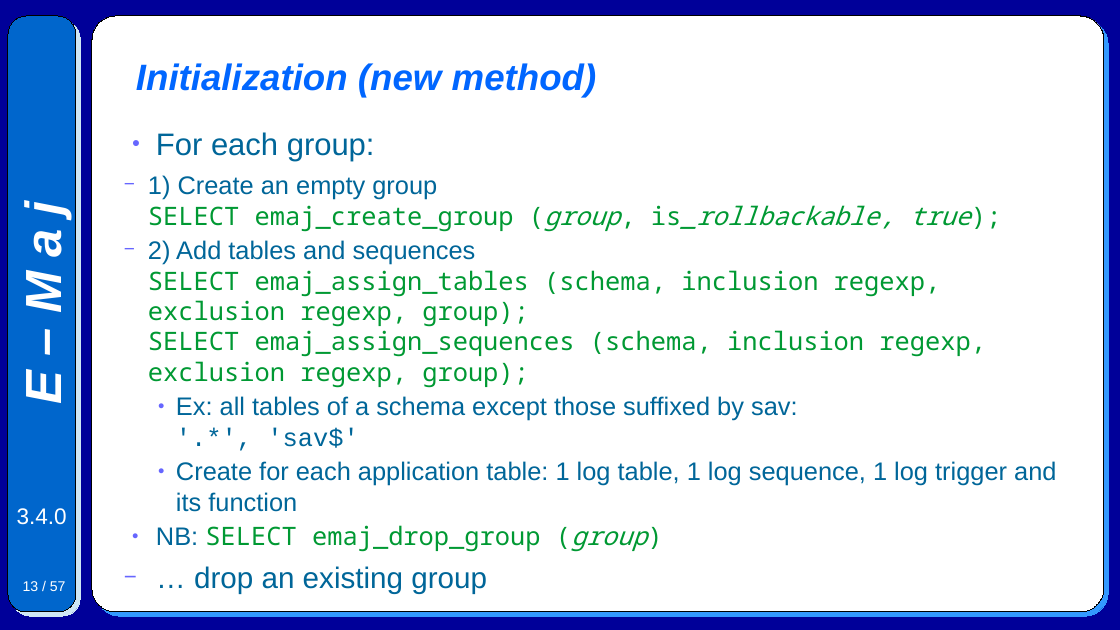
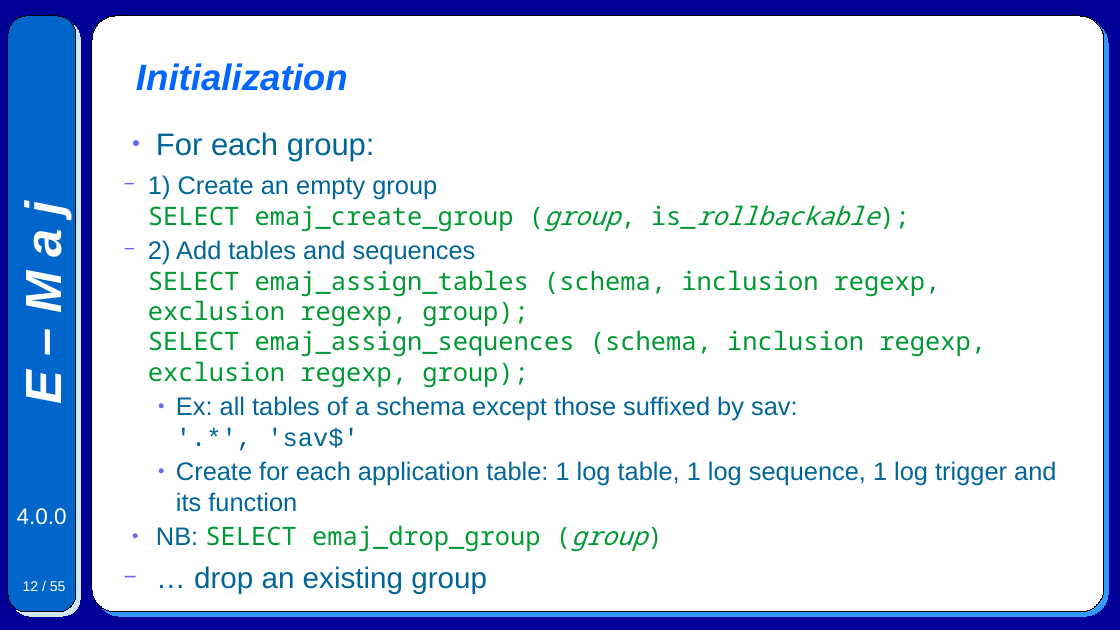
Before and after one commit to beaud76/emaj_doc, a slide deck: slide 12 of Emaj.devel_pres_en.odp (slide 13 before the commit). Drawn at 1120x630 pixels with LibreOffice and Linux fonts; fonts in the diff are those of the drawing. Boxes give left, top, right and bottom in pixels: in the first picture for what was removed or moved away, otherwise in the second. Text is boxed around its words. In the diff, an @@ line names an element or a change of style, - is before the commit and + after.

```diff
--- a/Emaj.devel_pres_en.odp
+++ b/Emaj.devel_pres_en.odp
@@ title at [136,63,348,91]: text changed @@
-Initialization (new method)
+Initialization
@@ text at [148,175,879,232]: text changed @@
-  − 1) Create an empty group
-    SELECT emaj_create_group (group, is_rollbackable, true);
+  − 1) Create an empty group
+    SELECT emaj_create_group (group, is_rollbackable);
@@ text at [17,508,67,525]: text changed @@
-3.4.0
+4.0.0
@@ page number at [23,581,66,591]: text changed @@
-13 / 57
+12 / 55
```
Also in this commit, not shown: 53 other slides changed, 1 slide added, 3 slides removed, 6 other files.
